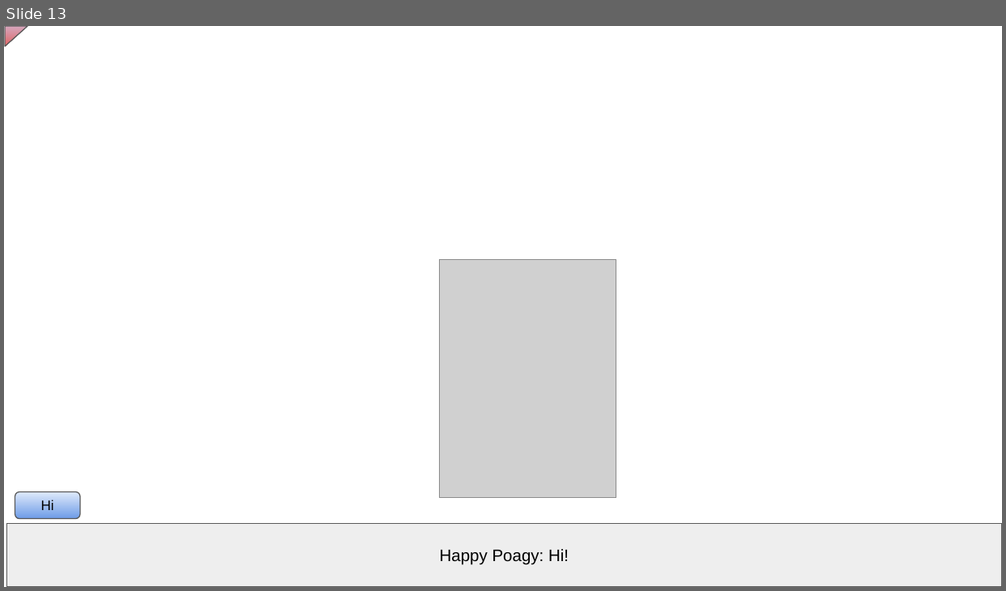
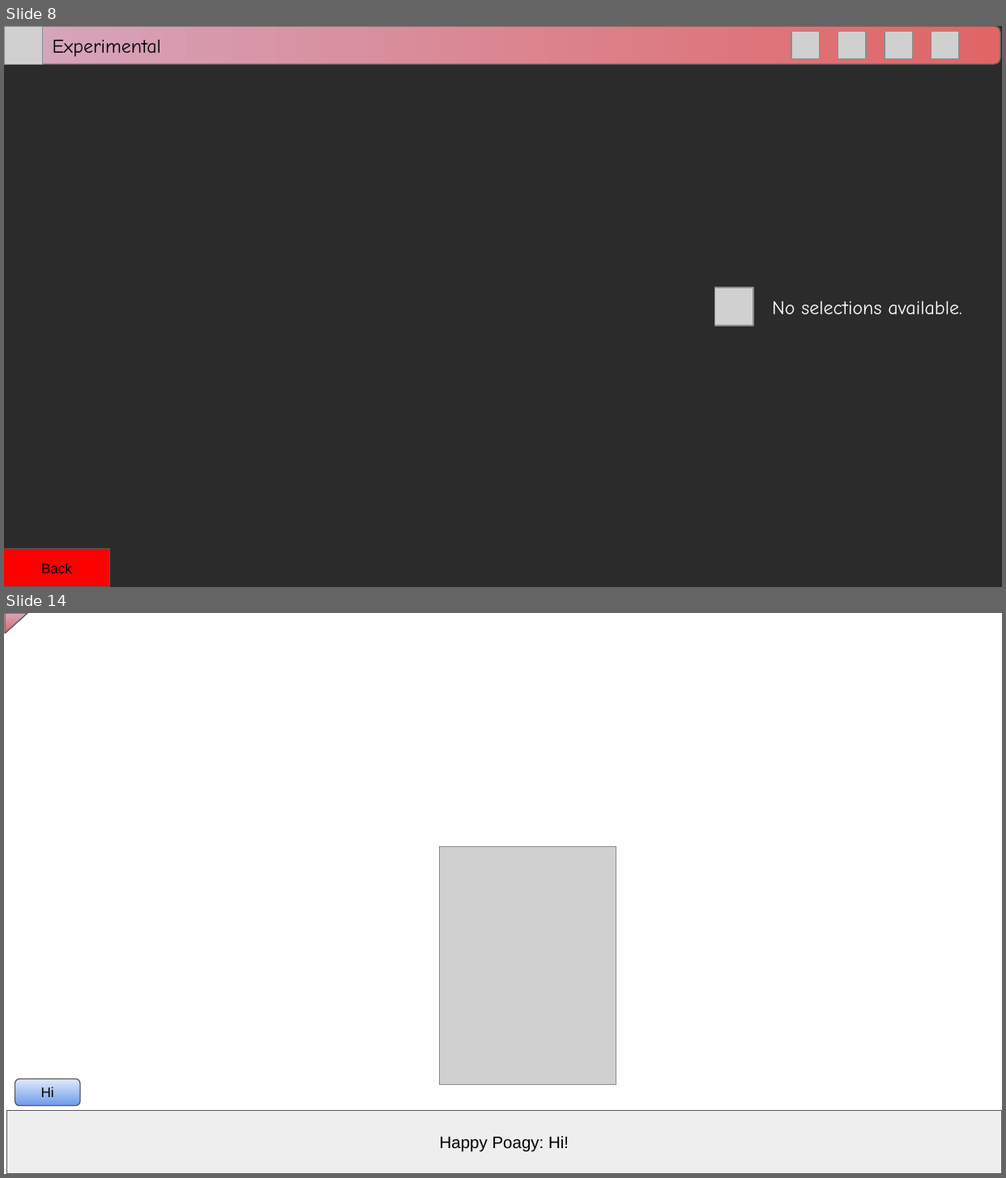
Before and after one commit to RitPigDev/poagy.gs-plus, a slide deck: poagy.gs+.pptx. Shown one above the other, each under a label of ours: slide 13 before the commit, slides 8 and 14 after it; the slides between them are not shown. The pictures are 1006x591 and 1006x1178 pixels, drawn with LibreOffice and Linux fonts; fonts in the diff are those of the drawing; grey boxes stand for pictures; background and template pictures are left out; a plain dark background stands for a picture behind light text. Boxes give left, top, right and bottom in pixels: in the first picture for what was removed or moved away, otherwise in the second. Text is boxed around its words. In the diff, an @@ line names an element or a change of style, - is before the commit and + after.

```diff
--- a/poagy.gs+.pptx
+++ b/poagy.gs+.pptx
@@ slide 8 added at [4,26,1002,587], background picture (left out) @@
@@ picture added at [4,26,42,64] @@
@@ rounded rectangle added at [5,26,1000,64], fill gradient #D5A6BD to #E06666, outline #595959 0.75 pt @@
@@ text added at [53,40,161,57], 14 pt, text #000000 @@
+Experimental
@@ picture added at [791,31,820,59] @@
@@ picture added at [838,31,866,59] @@
@@ picture added at [884,31,912,59] @@
@@ picture added at [931,31,959,59] @@
@@ picture added at [715,288,753,326] @@
@@ text added at [772,301,961,315], 14 pt, text #FFFFFF @@
+No selections available.
@@ rectangle added at [4,549,110,587], fill #FF0000, outline #595959 0.75 pt, 10 pt, text #000000 @@
+Back
@@ what was slide 13 is now slide 14 @@
```
Also in this commit, not shown: 12 slides changed, 1 other slide added, 1 slide removed.
